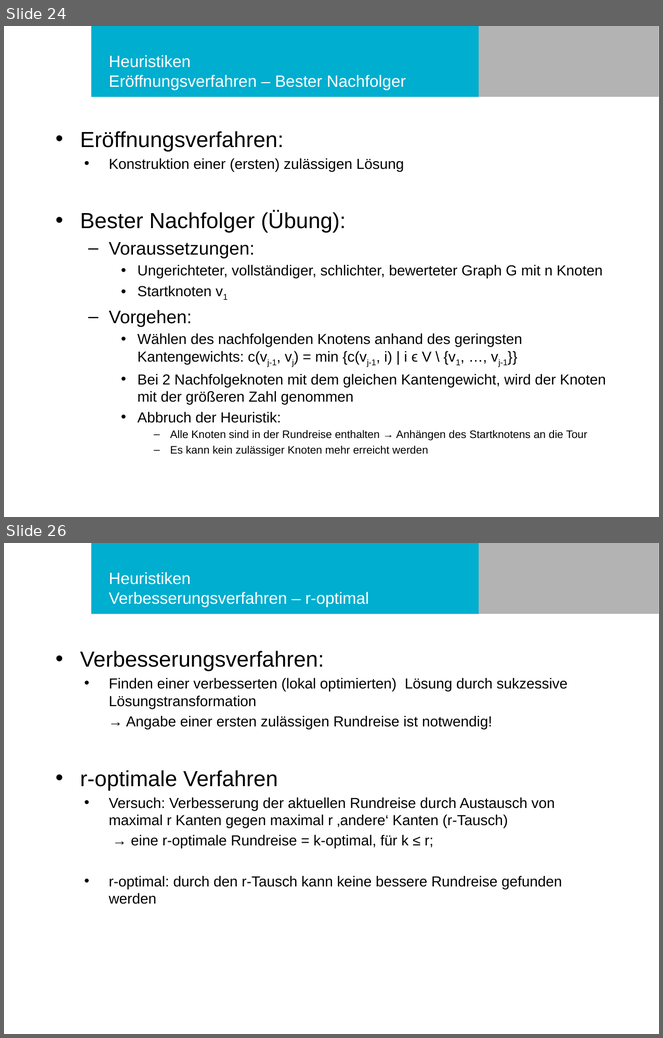
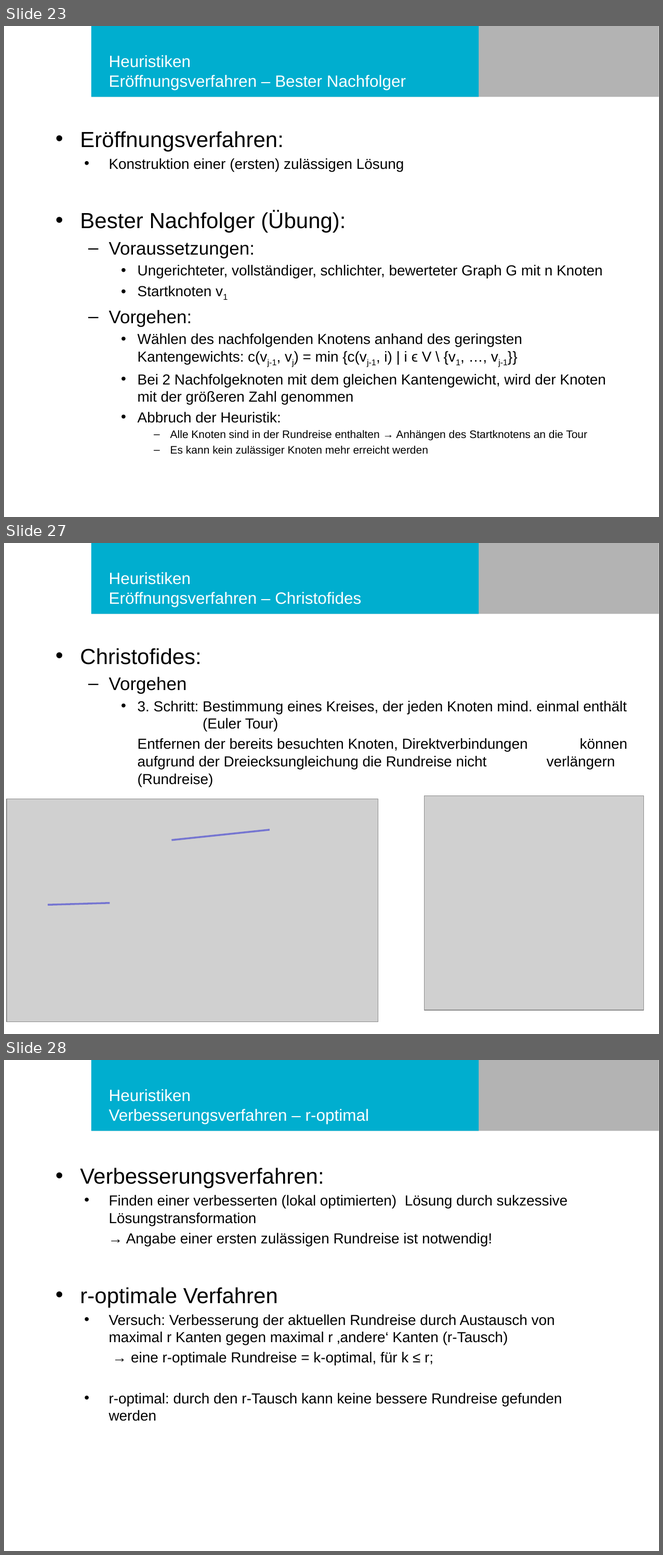
Before and after one commit to philurlaub/matlab2016, a slide deck: Präsentation.pptx. Shown one above the other, each under a label of ours: slides 24 and 26 before the commit, slides 23, 27 and 28 after it; the slides between them are not shown. The pictures are 663x1038 and 663x1555 pixels, drawn with LibreOffice and Linux fonts; fonts in the diff are those of the drawing; grey boxes stand for pictures; background and template pictures are left out. Boxes give left, top, right and bottom in pixels: in the first picture for what was removed or moved away, otherwise in the second. Text is boxed around its words. In the diff, an @@ line names an element or a change of style, - is before the commit and + after.

```diff
--- a/Präsentation.pptx
+++ b/Präsentation.pptx
@@ slide 27 added at <box>4,543,659,1034</box>, background #FFFFFF; not listed: 2 template elements that a slide beside it also shows @@
@@ title added at <box>109,572,361,607</box>, 18 pt, text #FFFFFF @@
+Heuristiken
+Eröffnungsverfahren – Christofides
@@ text added at <box>80,648,628,787</box>, 16 pt, text #000000 @@
+• Christofides:
+  – Vorgehen
+    • 3. Schritt: Bestimmung eines Kreises, der jeden Knoten mind. einmal enthält (Euler Tour)
+    Entfernen der bereits besuchten Knoten, Direktverbindungen können aufgrund der Dreiecksungleichung die Rundreise nicht verlängern (Rundreise)
@@ picture added at <box>7,799,378,1022</box> @@
@@ picture added at <box>425,796,644,1011</box> @@
@@ line added from (172, 840) to (270, 830), #7575D1 2 pt @@
@@ line added from (48, 905) to (110, 903), #7575D1 2 pt @@
@@ what was slide 24 is now slide 23 @@
@@ what was slide 26 is now slide 28 @@
```
Also in this commit, not shown: 7 slides changed, 3 other slides added, 3 slides removed.
